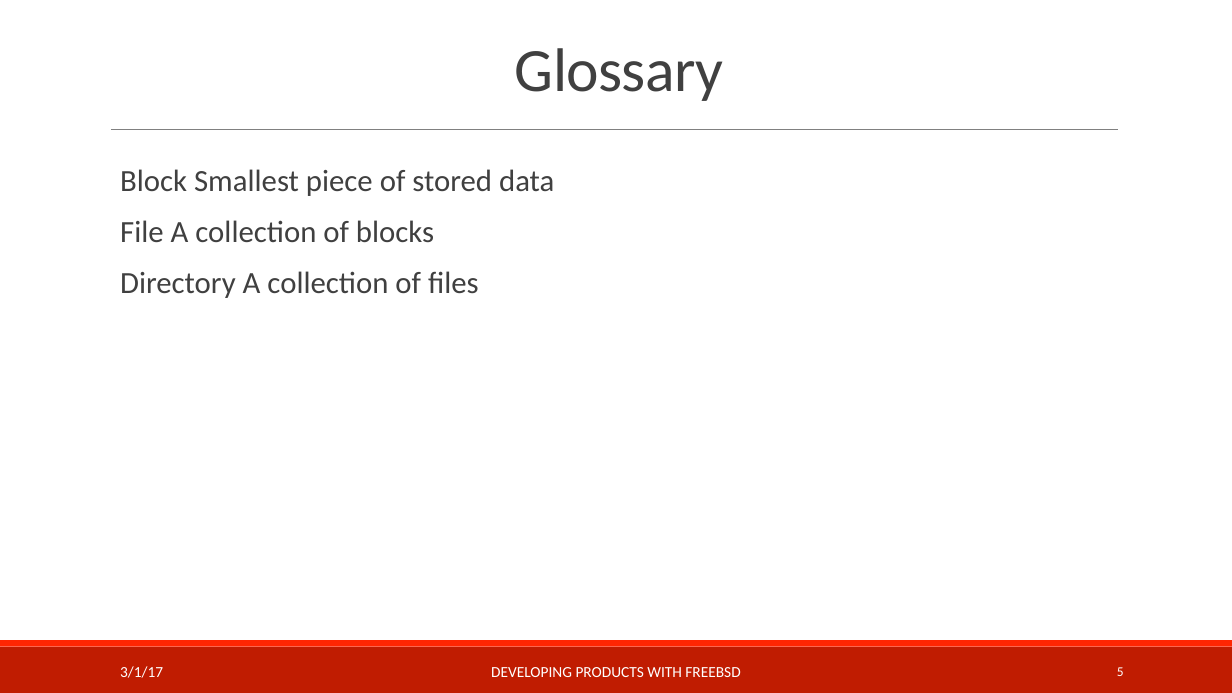
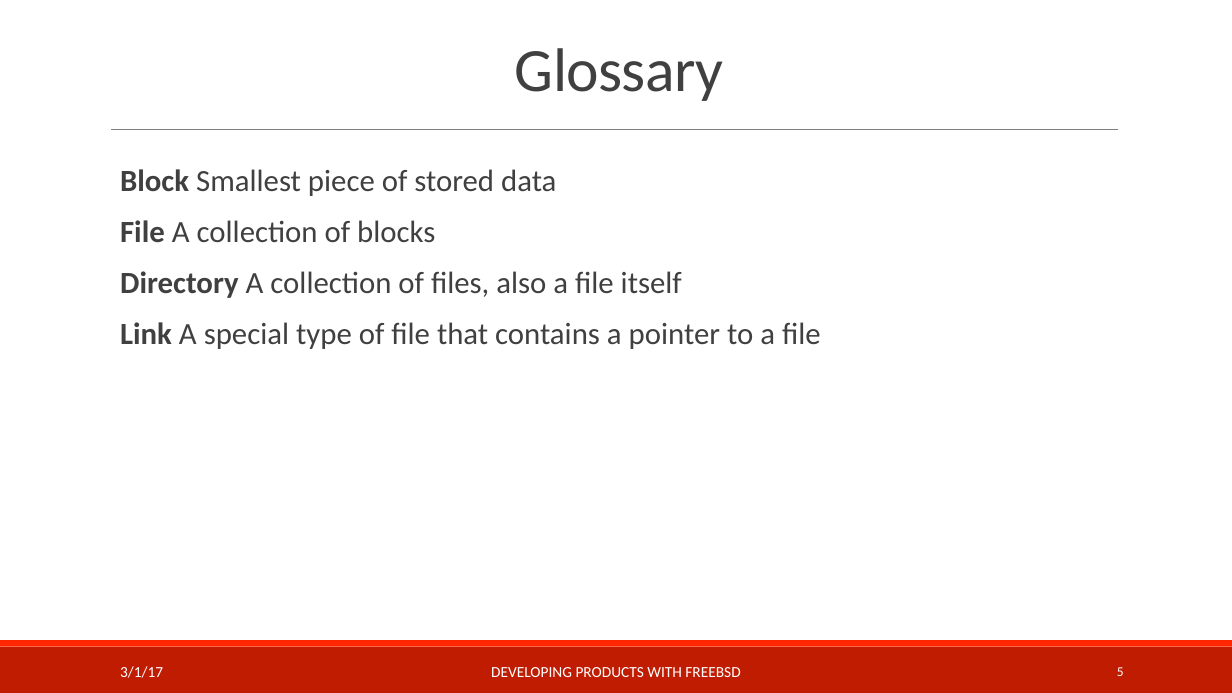
Before and after one commit to teachbsd/course, a slide deck: slide 5 of undergraduate/lectures/storage.pptx. Drawn at 1232x693 pixels with LibreOffice and Linux fonts; fonts in the diff are those of the drawing; background and template pictures are left out. Boxes give left, top, right and bottom in pixels: in the first picture for what was removed or moved away, otherwise in the second. Text is boxed around its words. In the diff, an @@ line names an element or a change of style, - is before the commit and + after.

```diff
--- a/undergraduate/lectures/storage.pptx
+++ b/undergraduate/lectures/storage.pptx
@@ text at (x1=120, y1=169, x2=556, y2=243): bold on in "Block", "File" @@
@@ text at (x1=120, y1=271, x2=821, y2=349): text changed @@
-  Directory A collection of files
+  Directory A collection of files, also a file itself
+  Link A special type of file that contains a pointer to a file
```
Also in this commit, not shown: 4 other slides changed, 4 slides removed.
